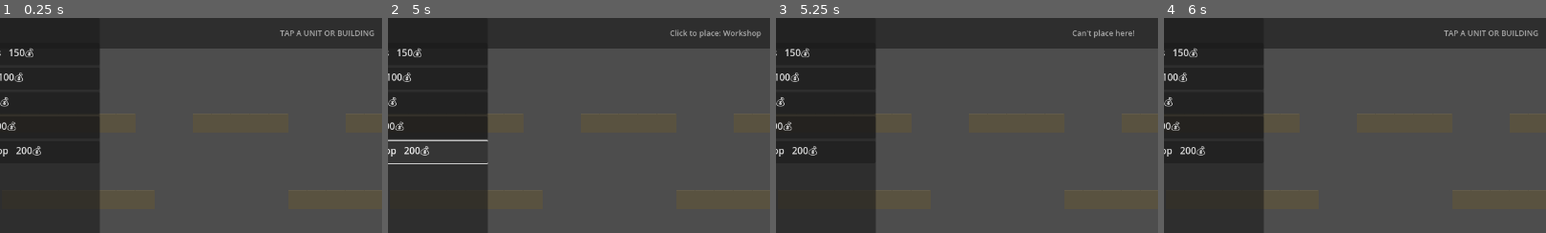
Above: before the commit, frames 1-4 (left to right).
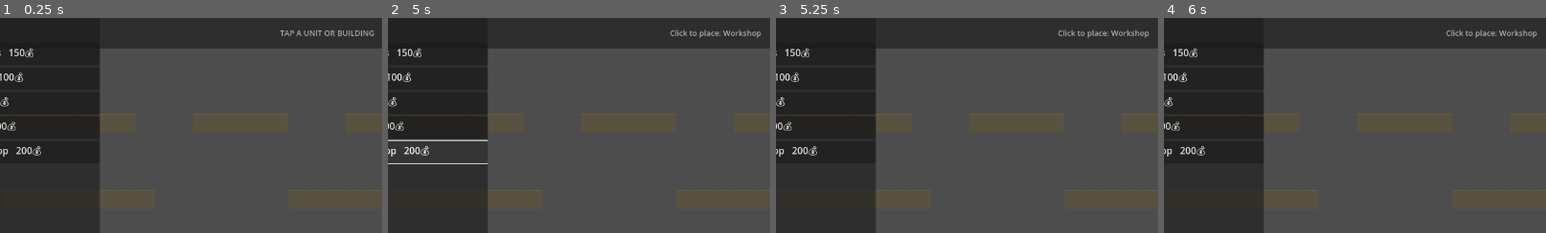
Above: after the commit, the same moments.

Repository: infinitybiscuit/fortress-command
Game: Godot game, scene res://scenes/game/game_scene.tscn
Same seed, same stepped clock (60 frames per second), same inputs: the game is played once before the commit and once after it.
Inputs (mouse positions are % of the whole screen's width and height, from its top left):
- Up to frame 1 (0.25 s): no input
- Up to frame 2 (5 s): click "✕" at 0.5 s; click "⚔ Barracks 150💰" at 1.25 s; click "🗼 Turret 100💰" at 2 s; click "🧱 Wall 40💰" at 2.75 s; click "⛏ Mine 200💰" at 3.5 s; click "🔧 Workshop 200💰" at 4.25 s
- Up to frame 3 (5.25 s): click "▸" at 5 s
- Up to frame 4 (6 s): tap Enter at 5.75 s; move the mouse to (72, 45) at 5.77 s; hold Right (ui_right) from 5.78 s (still down); click (72, 45) at 5.92 s
The pictures show only the part of the screen within x 7-57%, y 0-50%; the shares and areas given below are measured in that part.

Frames 1-2 are identical in both runs. In frame 3, 0.4% of the frame differs, in the area x 73-98%, y 5-10%; in frame 4, 0.4%.
Error after the commit: Invalid call. Nonexistent function 'gui_is_mouse_over_gui' in base 'Window'. (res://scripts/game/game_scene.gd:457)

Commit message:
Fix train button clicks deselecting the building
BuildMenuPanel had mouse_filter=PASS, so clicks on train buttons would fire
the button's pressed signal but the event also propagated through to
_unhandled_input in game_scene. That saw a left-click at a world position
with no building/unit, called deselect_all(), cleared _selected_building,
and hid the train section — making it look like training did nothing.

Fix:
- BuildMenuPanel mouse_filter = STOP (0) so the panel fully consumes all
  pointer events, consistent with how the HTML5 build menu blocked the
  game world beneath it
- Add get_viewport().gui_is_mouse_over_gui() guard at the top of
  _unhandled_input as a belt-and-suspenders defence against any GUI click
  leaking into world input handling

https://claude.ai/code/session_01FFsLYEoZBhHorYKSisAVT4

Diff:
--- a/godot/scenes/ui/hud.tscn
+++ b/godot/scenes/ui/hud.tscn
@@ -96,7 +96,7 @@
 offset_right = 260.0
 offset_bottom = 720.0
 grow_horizontal = 2
-mouse_filter = 1
+mouse_filter = 0
 
 [node name="VBox" type="VBoxContainer" parent="BuildMenuPanel"]
 layout_mode = 2
--- a/godot/scripts/game/game_scene.gd
+++ b/godot/scripts/game/game_scene.gd
@@ -453,6 +453,9 @@
 func _unhandled_input(event: InputEvent) -> void:
 	if not game_is_started or game_paused:
 		return
+	# Ignore world clicks when the mouse is over any GUI element
+	if get_viewport().gui_is_mouse_over_gui():
+		return
 
 	if event is InputEventMouseButton and event.pressed:
 		var world_pos: Vector2 = get_global_mouse_position()
